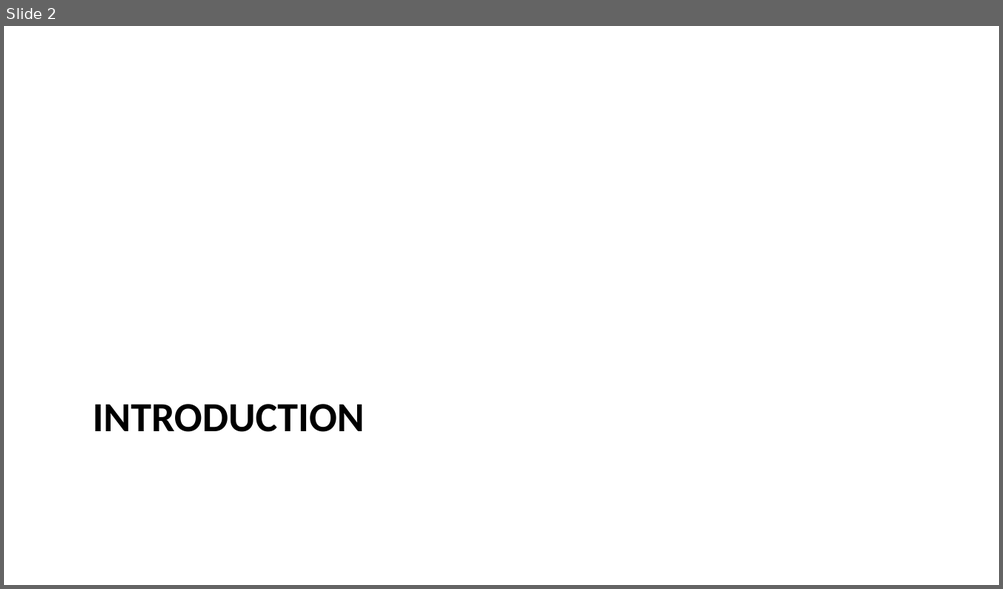
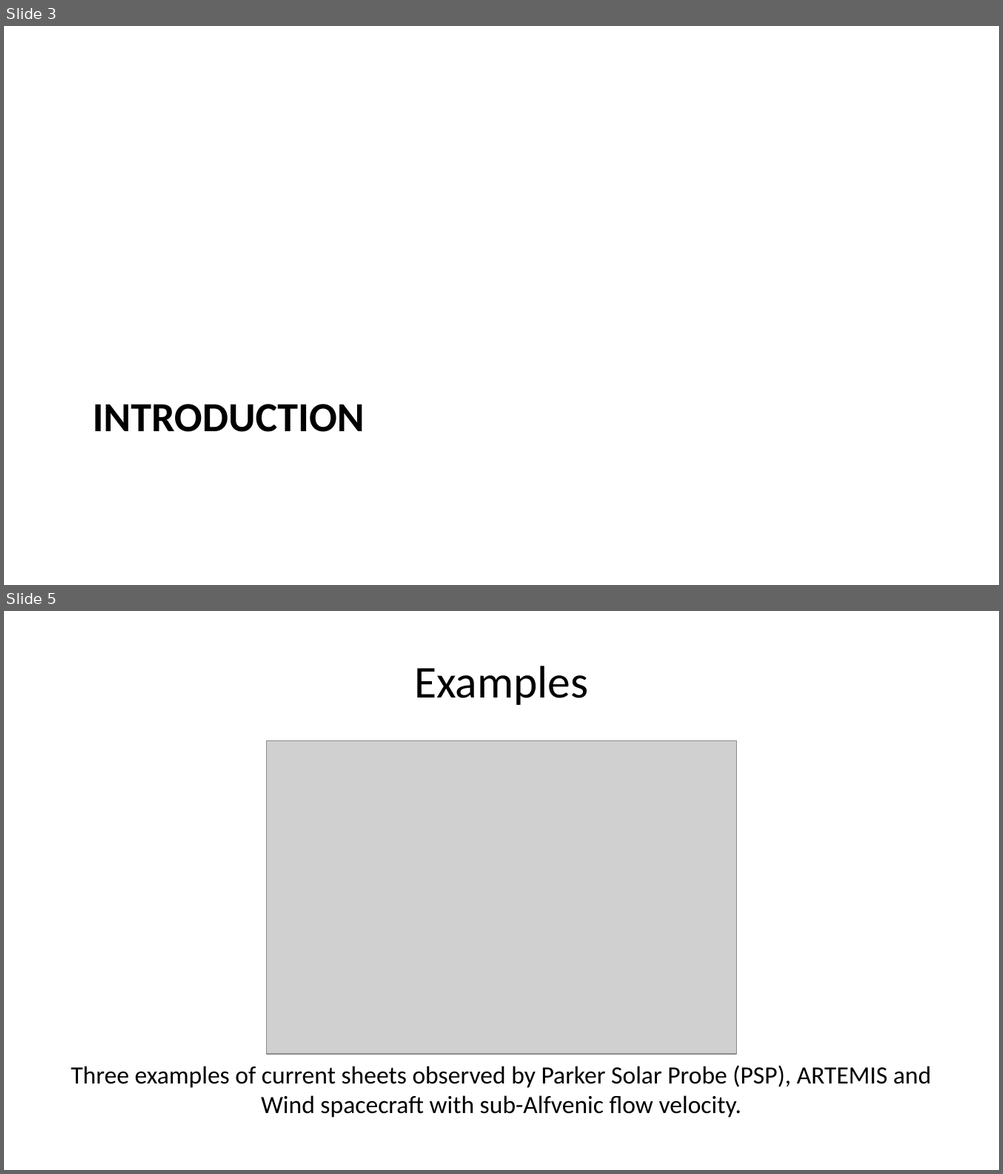
Before and after one commit to Beforerr/cs_theory, a slide deck: presentations/index.pptx. Shown one above the other, each under a label of ours: slide 2 before the commit, slides 3 and 5 after it; the slides between them are not shown. The pictures are 1003x589 and 1003x1174 pixels, drawn with LibreOffice and Linux fonts; fonts in the diff are those of the drawing; grey boxes stand for pictures. Boxes give left, top, right and bottom in pixels: in the first picture for what was removed or moved away, otherwise in the second. Text is boxed around its words. In the diff, an @@ line names an element or a change of style, - is before the commit and + after.

```diff
--- a/presentations/index.pptx
+++ b/presentations/index.pptx
@@ slide 5 added at (4,611,999,1170), background #FFFFFF @@
@@ title added at (414,666,588,705), 33 pt, text #000000 @@
+Examples
@@ picture added at (267,741,736,1054) @@
@@ text added at (71,1065,930,1118), 18 pt, text #000000 @@
+Three examples of current sheets observed by Parker Solar Probe (PSP), ARTEMIS and Wind spacecraft with sub-Alfvenic flow velocity.
@@ what was slide 2 is now slide 3 @@
```
Also in this commit, not shown: 6 slides changed, 20 other slides added, 4 slides removed, 4 other files.
